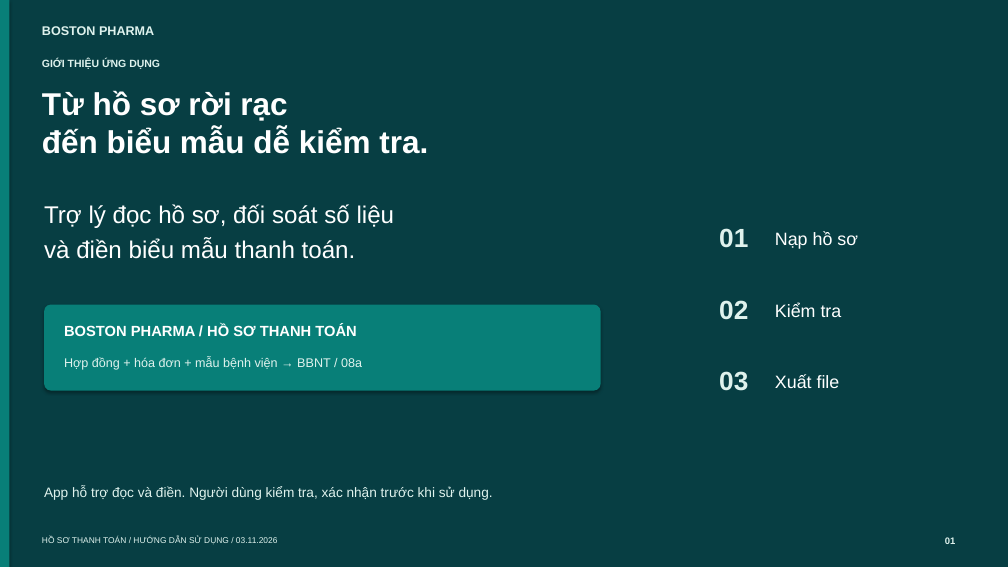
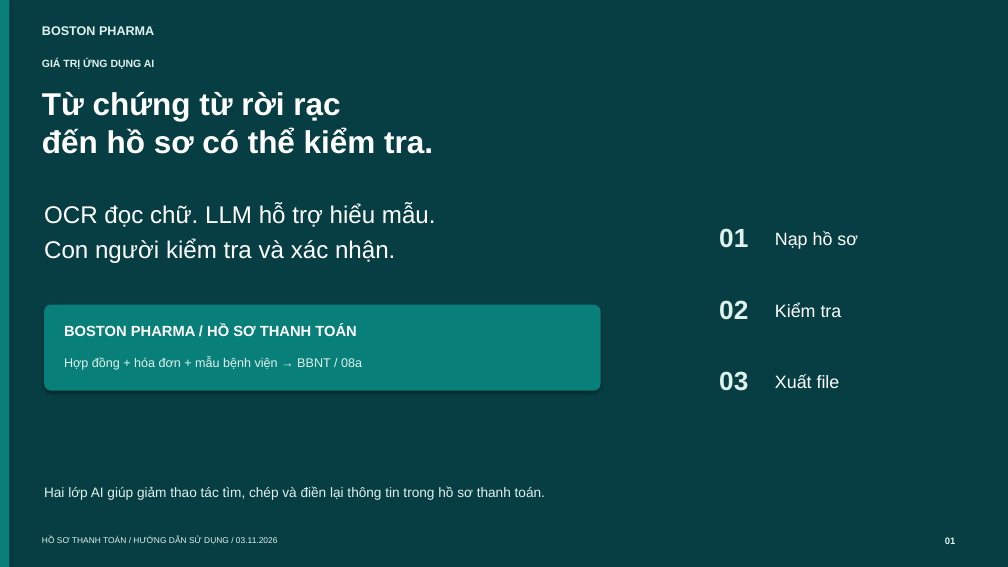
Before and after one commit to ductranhuylund/MacquarieExcelTimeSeriesModelsforBusinessForecasting, a slide deck: slide 1 of docs/presentations/boston-ocr/Boston_OCR_Gioi_thieu_ung_dung.pptx. Drawn at 1008x567 pixels with LibreOffice and Linux fonts; fonts in the diff are those of the drawing. Boxes give left, top, right and bottom in pixels: in the first picture for what was removed or moved away, otherwise in the second. Text is boxed around its words. In the diff, an @@ line names an element or a change of style, - is before the commit and + after.

```diff
--- a/docs/presentations/boston-ocr/Boston_OCR_Gioi_thieu_ung_dung.pptx
+++ b/docs/presentations/boston-ocr/Boston_OCR_Gioi_thieu_ung_dung.pptx
@@ text at [42,59,154,69]: text changed @@
-GIỚI THIỆU ỨNG DỤNG
+GIÁ TRỊ ỨNG DỤNG AI
@@ text at [42,92,340,121]: text changed @@
-Từ hồ sơ rời rạc
+Từ chứng từ rời rạc
@@ text at [42,128,433,154]: text changed @@
-đến biểu mẫu dễ kiểm tra.
+đến hồ sơ có thể kiểm tra.
@@ text at [44,204,436,227]: text changed @@
-Trợ lý đọc hồ sơ, đối soát số liệu
+OCR đọc chữ. LLM hỗ trợ hiểu mẫu.
@@ text at [44,238,395,263]: text changed @@
-và điền biểu mẫu thanh toán.
+Con người kiểm tra và xác nhận.
@@ text at [44,486,545,500]: text changed @@
-App hỗ trợ đọc và điền. Người dùng kiểm tra, xác nhận trước khi sử dụng.
+Hai lớp AI giúp giảm thao tác tìm, chép và điền lại thông tin trong hồ sơ thanh toán.
```
Also in this commit, not shown: 14 other slides changed, 4 slides added, 3 other files.
